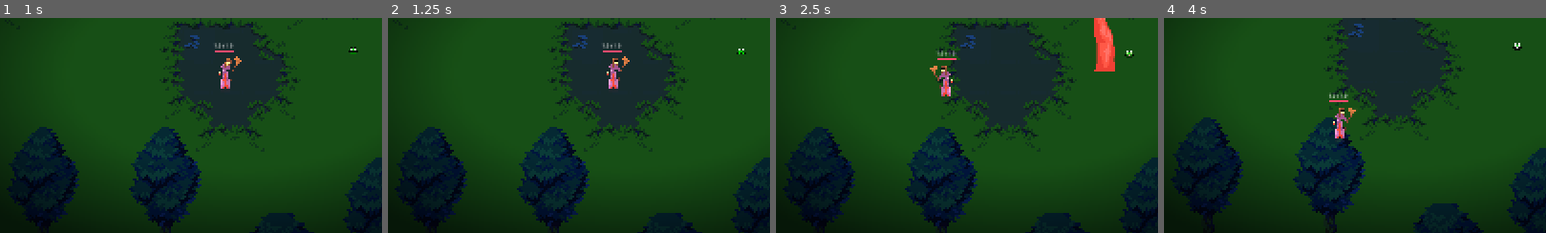
Above: before the commit, frames 1-4 (left to right).
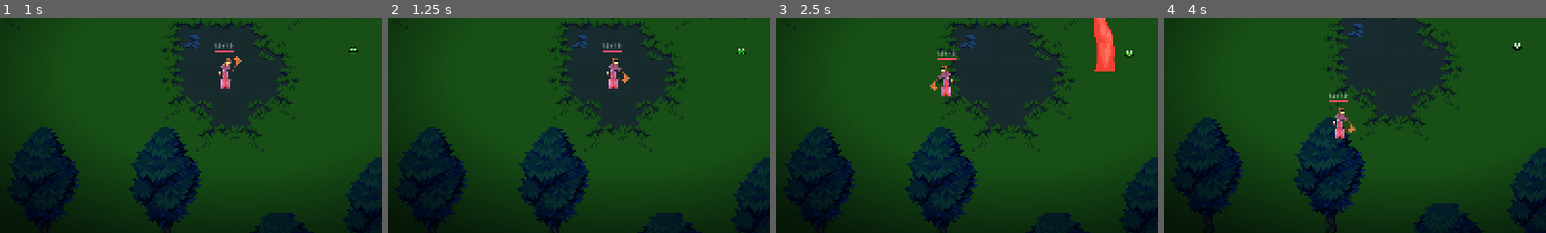
Above: after the commit, the same moments.

Repository: astonedf/Survivor
Game: Godot game, scene res://scenes/main/main.tscn
Same seed, same stepped clock (60 frames per second), same inputs: the game is played once before the commit and once after it. The engine's default icon, where the game draws it, is replaced by a stand-in: a white triangle on a blue panel in a dark square.
Inputs (mouse positions are % of the whole screen's width and height, from its top left):
- Up to frame 1 (1 s): tap Enter at 0.5 s; move the mouse to (72, 45) at 0.52 s; press the mouse at (72, 45) at 0.53 s
- Up to frame 2 (1.25 s): no input
- Up to frame 3 (2.5 s): tap Space at 1.25 s; move the mouse to (30, 55) at 1.27 s; release the mouse at (30, 55) at 1.28 s; right-click (30, 55) at 1.35 s; tap Enter at 2 s; move the mouse to (60, 28) at 2.02 s; press the mouse at (60, 28) at 2.03 s
- Up to frame 4 (4 s): move the mouse to (45, 70) at 2.77 s; release the mouse at (45, 70) at 2.78 s; right-click (45, 70) at 2.85 s; move the mouse to (80, 65) at 3.52 s; press the mouse at (80, 65) at 3.53 s
The pictures show only the part of the screen within x 21-71%, y 37-87%; the shares and areas given below are measured in that part.

Frame 1 is identical in both runs. In frame 2, 0.1% of the frame differs, in the area x 60-64%, y 17-31%; in frame 3, 0.1%, in the area x 40-43%, y 22-34%; in frame 4, 0.1%.

Commit message:
broom was bugged after renaming oops

Diff:
--- a/Survivor/weapons/witch_broom/witch_broom.gd
+++ b/Survivor/weapons/witch_broom/witch_broom.gd
@@ -27,7 +27,7 @@
 			_update_collision_shapes()
 
 
-func _on_hit_rate_timer_timeout() -> void:
+func _on_attack_rate_timer_timeout() -> void:
 	_attacking = true
 	_update_collision_shapes()
 	sprite_2d.flip_v = true
